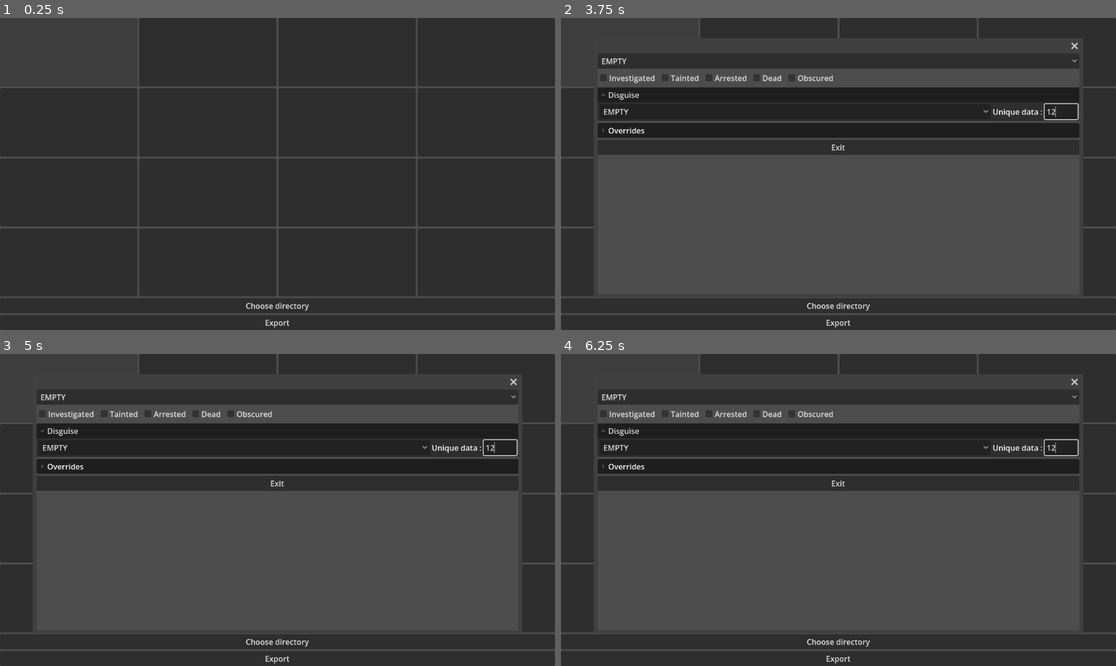
Above: before the commit, frames 1-4 (two rows, left to right).
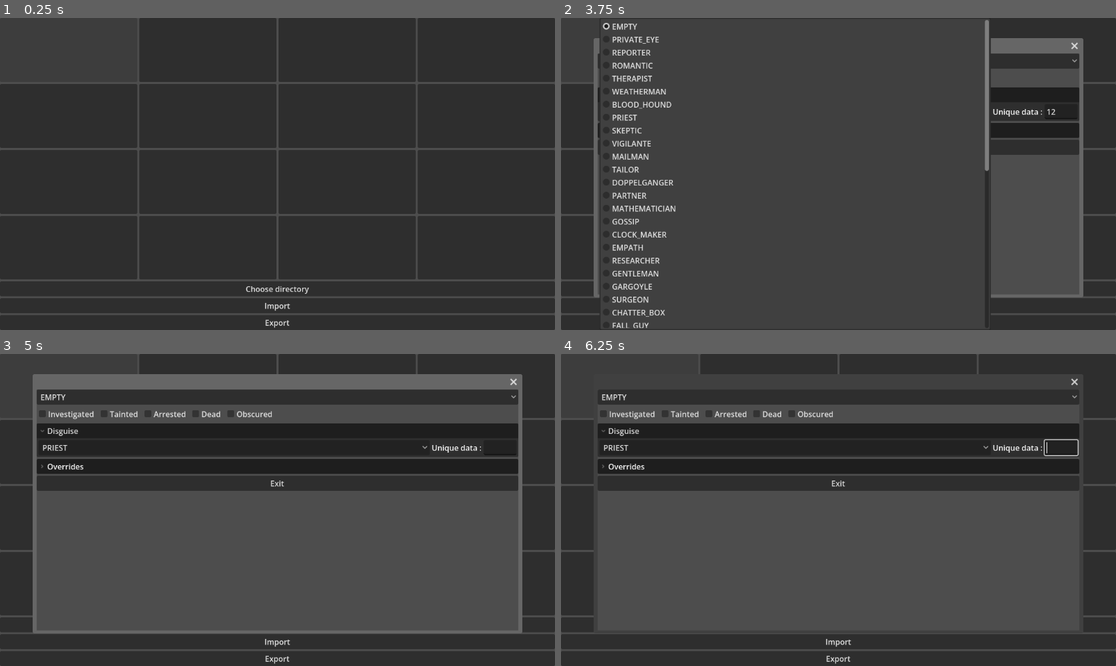
Above: after the commit, the same moments.

Repository: 987654321gv/dupery-tools
Game: Godot game, scene res://Main.tscn
Same seed, same stepped clock (60 frames per second), same inputs: the game is played once before the commit and once after it.
Inputs (mouse positions are in pixels of both pictures, inside the frame that each line leads up to; where the layout moved, square brackets give the same spot in the first picture):
- Up to frame 1 (0.25 s): no input
- Up to frame 2 (3.75 s): click (766, 49) [766, 52] at 0.5 s; click (1060, 111) at 1.27 s; type "12" at 1.35 s; click (910, 49) [910, 52] at 2 s; click (1049, 49) [1049, 52] at 2.75 s; click (627, 114) [627, 120] at 3.5 s
- Up to frame 3 (5 s): click (205, 450) [205, 456] at 4.25 s
- Up to frame 4 (6.25 s): click (910, 450) [910, 456] at 5 s; click (1049, 450) [1049, 456] at 5.75 s

The runs differ from the first frame. In frame 1, 4.3% of the frame differs, in the area x 0-100%, y 20-94%; in frame 2, 16%, in the area x 0-100%, y 0-100%; in frame 3, 7.0%; in frame 4, 0.7%.

Commit message:
added import button

Diff:
--- a/Main.tscn
+++ b/Main.tscn
@@ -79,6 +79,10 @@
 layout_mode = 2
 text = "Choose directory"
 
+[node name="Button3" type="Button" parent="VBoxContainer" unique_id=665618172]
+layout_mode = 2
+text = "Import"
+
 [node name="Button" type="Button" parent="VBoxContainer" unique_id=411564848]
 layout_mode = 2
 text = "Export"
@@ -95,5 +99,6 @@
 metadata/_custom_type_script = "uid://bbn4lyfvp1q2n"
 
 [connection signal="pressed" from="VBoxContainer/Button2" to="." method="_on_select_dir_pressed"]
+[connection signal="pressed" from="VBoxContainer/Button3" to="." method="_on_import_pressed"]
 [connection signal="pressed" from="VBoxContainer/Button" to="." method="_on_export_pressed"]
 [connection signal="dir_selected" from="FileDialog" to="." method="_on_file_dialog_dir_selected"]
--- a/board_role.gd
+++ b/board_role.gd
@@ -175,3 +175,11 @@
 		print("new role found :",role," with data ",unique_data)
 	if datas.get(role,"") is int:
 		print("new data found :",unique_data," for role ",roles.find_key(role))
+
+func get_str_role()->String:
+	if role==roles.EMPTY:
+		return ""
+	elif roles.values().has(role):
+		return roles.find_key(role)
+	else:
+		return str(role)
--- a/main.gd
+++ b/main.gd
@@ -1,6 +1,9 @@
 extends Control
 var options:=ConfigFile.new()
 var path_options="user://options.cfg"
+
+
+
 func _ready() -> void:
 	options.load(path_options)
 	$FileDialog.move_to_center()
@@ -18,3 +21,15 @@
 func _on_export_pressed() -> void:
 	$SaveFileditor.export()
 	print("export successful!")
+
+func get_position_from_vector(pos_vector:Vector2i)->Button:
+	return $VBoxContainer/GridContainer.get_child(pos_vector.x+(pos_vector.y*4))
+func _on_import_pressed() -> void:
+	get_position_from_vector($SaveFileditor.crime_scene_pos).disabled=false
+	$SaveFileditor.import()
+	get_position_from_vector($SaveFileditor.crime_scene_pos).disabled=true
+	for __ in range(16-len($SaveFileditor.board)):
+		$SaveFileditor.board.append(BoardRole.new())
+	for index in range(16):
+		$VBoxContainer/GridContainer.get_child(index).role_data=$SaveFileditor.board[index]
+		$VBoxContainer/GridContainer.get_child(index).on_role_editor_exited()
--- a/position.gd
+++ b/position.gd
@@ -25,6 +25,6 @@
 	if role_data.role==BoardRole.roles.EMPTY:
 		text=""
 	elif role_data.disguise!=null:
-		text="%s (%s)"%[BoardRole.roles.find_key(role_data.role),BoardRole.roles.find_key(role_data.disguise.role)]
+		text="%s (%s)"%[role_data.get_str_role(),role_data.disguise.get_str_role()]
 	else:
-		text=BoardRole.roles.find_key(role_data.role)
+		text=role_data.get_str_role()
Not shown, changed: Dupery tools.exe
